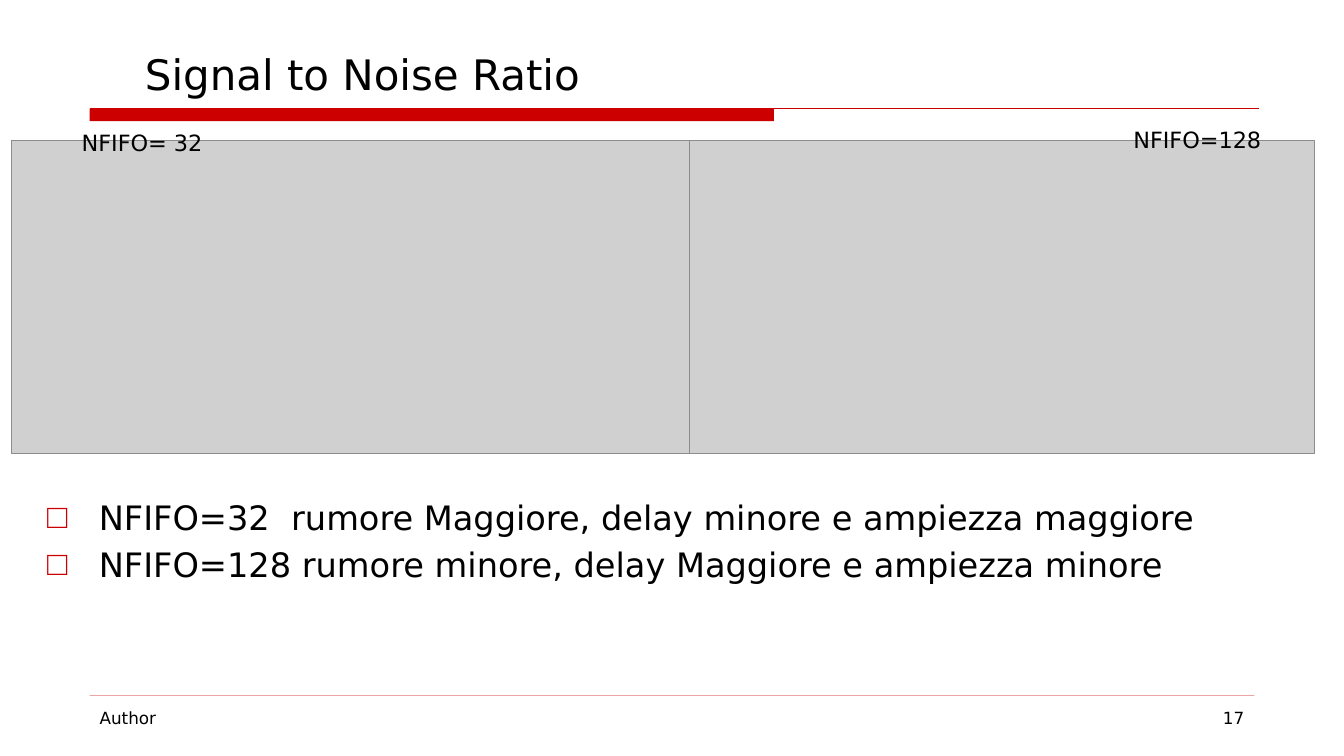
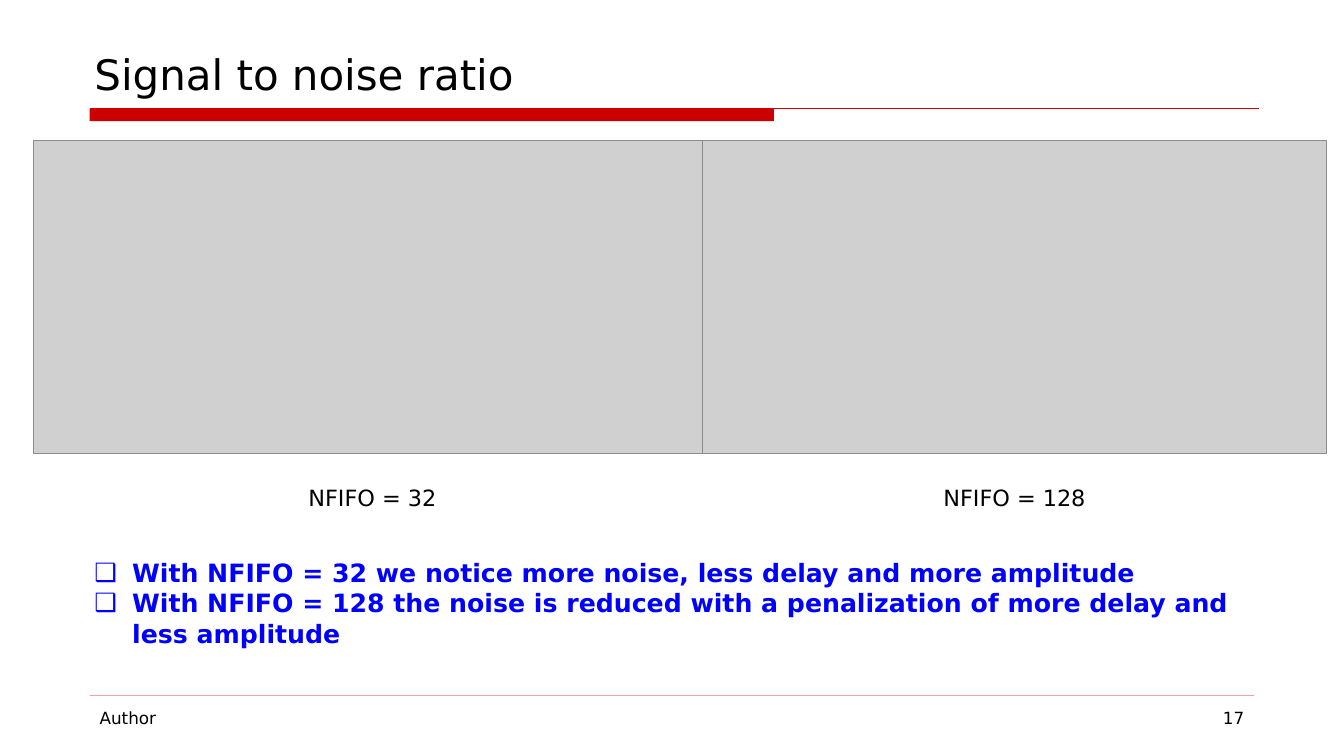
Before and after one commit to LorenzoPinaUnimib/InformaticaIndustriale, a slide deck: slide 17 of Documentazione.pptx. Drawn at 1344x756 pixels with LibreOffice and Linux fonts; fonts in the diff are those of the drawing; grey boxes stand for pictures. Boxes give left, top, right and bottom in pixels: in the first picture for what was removed or moved away, otherwise in the second. Text is boxed around its words. In the diff, an @@ line names an element or a change of style, - is before the commit and + after.

```diff
--- a/Documentazione.pptx
+++ b/Documentazione.pptx
@@ text at box(94, 58, 514, 99): text changed @@
-  Signal to Noise Ratio
+Signal to noise ratio
@@ picture: place and size @@
-picture at box(11, 140, 690, 453)
+picture at box(33, 140, 712, 453)
@@ picture: place and size @@
-picture at box(690, 140, 1315, 453)
+picture at box(703, 140, 1328, 453)
@@ text at box(308, 489, 436, 507): text changed @@
-NFIFO= 32
+NFIFO = 32
@@ text at box(943, 489, 1086, 507): text changed @@
-NFIFO=128
+NFIFO = 128
@@ text at box(132, 563, 1228, 649): text changed; size 24 to 18 pt; text colour #000000 to #0000FF; bold on @@
-□ NFIFO=32 rumore Maggiore, delay minore e ampiezza maggiore
-□ NFIFO=128 rumore minore, delay Maggiore e ampiezza minore
+❑ With NFIFO = 32 we notice more noise, less delay and more amplitude
+❑ With NFIFO = 128 the noise is reduced with a penalization of more delay and less amplitude
```
Also in this commit, not shown: 11 other slides changed, 2 slides added, 2 slides removed, 1 other file.
